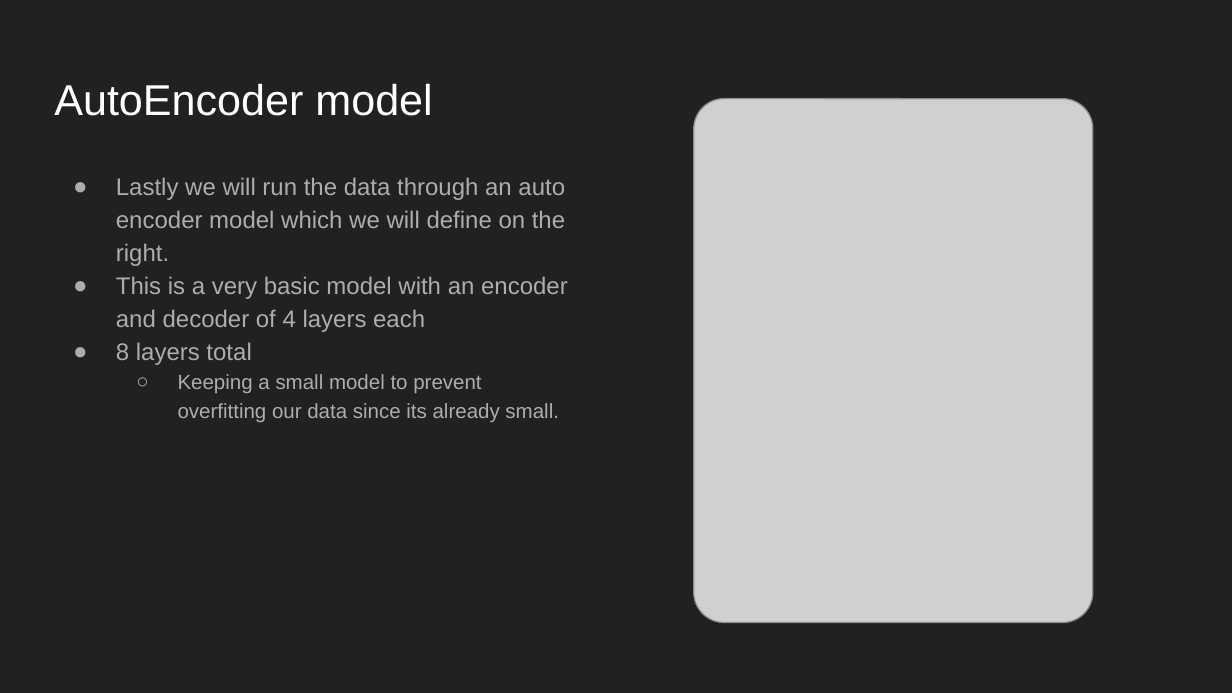
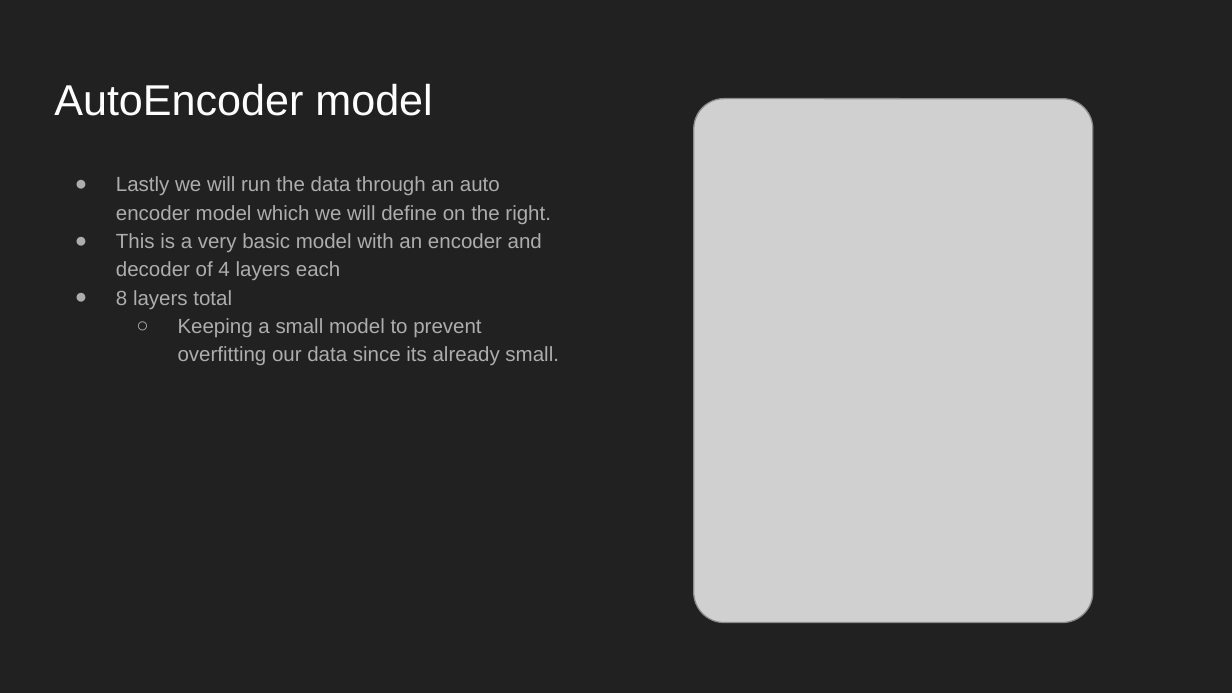
Before and after one commit to CountDer3k/Homework-AIH-2025, a slide deck: slide 19 of HW4 (Self Learning)/Self-Learning Tutorial.pptx. Drawn at 1232x693 pixels with LibreOffice and Linux fonts; fonts in the diff are those of the drawing; grey boxes stand for pictures. Boxes give left, top, right and bottom in pixels: in the first picture for what was removed or moved away, otherwise in the second. Text is boxed around its words. In the diff, an @@ line names an element or a change of style, - is before the commit and + after.

```diff
--- a/HW4 (Self Learning)/Self-Learning Tutorial.pptx
+++ b/HW4 (Self Learning)/Self-Learning Tutorial.pptx
@@ text at [116, 176, 551, 309]: size 14 to 12 pt in "Lastly we will run the data through ...", "This is a very basic model with ...", "8 layers total"; indent changed @@
```
Also in this commit, not shown: 12 other slides changed.
